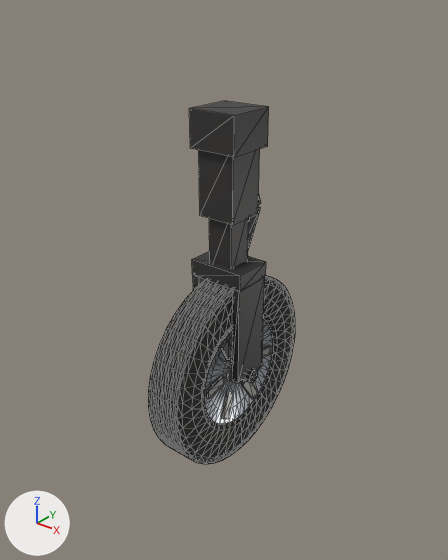
Two versions of the glTF model models/wheel_spitfire.glb, one commit apart.
Camera for both pictures: a 50 mm lens placed at (0.946, -1.152, 0.1), pointed at (0.032, -0.009, -0.609). Lighting does not change. The marker at lower left points along +X, +Y and +Z. The first picture is the older version. Mesh edges are drawn as thin lines. Where no turn or scale is listed for an object, it has been applied to the vertices. Vertices at exactly the same position are counted once.

Objects in the first picture: 'Leg', 'Wheel'.
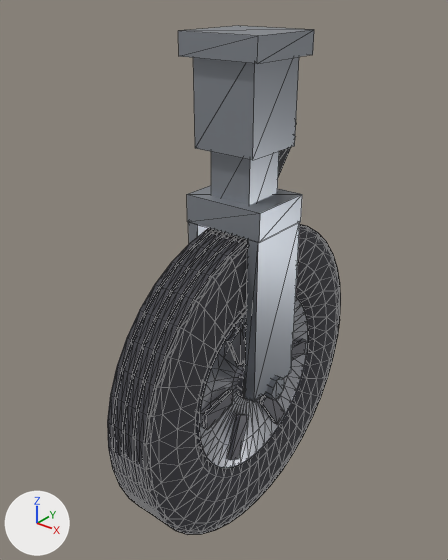
ob_wheel_spitfire is not drawn itself; it is the parent of ob_leg.

Where the newer file only moved an object's origin or applied its transform, the numbers keep the older frame.

The change in detail:
Material 'strut' (mat_strut) changes colour from dark grey #42403f to grey #999ea6; in linear values from (0.055, 0.052, 0.05) to (0.319, 0.342, 0.38).
In material 'strut' (mat_strut), roughness goes from 0.5 to 0.36.
Material 'rubber' (mat_rubber) changes colour from black #2c2a28 to dark grey #3f3f45; in linear values from (0.025, 0.023, 0.021) to (0.05, 0.05, 0.06).
Material 'rim' (mat_rim) changes colour from grey #b3b6bd to white #dddfe7; in linear values from (0.448, 0.47, 0.507) to (0.72, 0.74, 0.8).
In material 'rim' (mat_rim), roughness goes from 0.33 to 0.22.
Material 'hub' (mat_hub) changes colour from grey #a4a29e to grey #6c6c73; in linear values from (0.37, 0.36, 0.34) to (0.15, 0.15, 0.17).
In material 'hub' (mat_hub), roughness goes from 0.32 to 0.45.
me_leg_014 is used by ob_leg; parent ob_wheel_spitfire; location (0.0, 0.0, 0.0).
me_leg_014 had 84 vertices, 132 faces and spanned x -0.122..0.122, y -0.091..0.171, z -0.027..0.988.
me_leg_014 now has 84 vertices, 132 faces and spans x -0.121..0.121, y -0.104..0.194, z -0.031..0.88.
me_leg_014 part 1: the loose piece of 8 vertices spanning x -0.107..-0.077, y -0.076..0.076, z 0.0..0.388 is scaled about its middle by (1, 1.15, 1.15), then moved by (0.001, 0.0, 0.028).
me_leg_014 part 2: the loose piece of 8 vertices spanning x 0.077..0.107, y -0.076..0.076, z 0.0..0.388 is scaled about its middle by (1, 1.15, 1.15), then moved by (-0.001, 0.0, 0.028).
me_leg_014 part 3: the loose piece of 8 vertices spanning x -0.11..0.11, y -0.076..0.076, z 0.388..0.448 is scaled about its middle by (0.987, 1.15, 1.15), then moved by (0.0, 0.0, 0.061).
me_leg_014 part 4: the loose piece of 8 vertices spanning x -0.049..0.049, y -0.049..0.049, z 0.403..0.654 is scaled about its middle by (1.15, 1.15, 0.769), then moved by (0.0, 0.0, 0.03).
me_leg_014 part 5: the loose piece of 8 vertices spanning x -0.072..0.072, y -0.072..0.072, z 0.623..0.889 is scaled about its middle by (1.15, 1.15, 0.855), then moved by (0.0, 0.0, -0.015).
me_leg_014 part 6: the loose piece of 8 vertices spanning x -0.091..0.091, y -0.091..0.091, z 0.859..0.988 is scaled about its middle by (1.15, 1.15, 0.397), then moved by (0.0, 0.0, -0.069).
me_leg_014 part 7: 16 of 84 vertices moved; they spanned x -0.015..0.015, y 0.035..0.171, z 0.422..0.823 and now span x -0.015..0.015, y 0.043..0.194, z 0.487..0.811; mean shift (0.0, 0.015, 0.025); largest move (0.015, 0.035, 0.444) -> (0.015, 0.043, 0.522).
Other edits to the shape of me_leg_014 do not show in these pictures.
me_wheel_014 is used by ob_wheel; location (0.04, 0.0, -0.875).
me_wheel_014 had 1704 vertices, 3004 faces and spanned x -0.073..0.05, y -0.272..0.272, z -0.272..0.272.
me_wheel_014 now has 1704 vertices, 3004 faces and spans x -0.053..0.116, y -0.435..0.435, z -0.44..0.43.
me_wheel_014 part 8: the whole mesh is scaled about its middle by (1.37, 1.6, 1.6), then moved by (0.043, 0.0, -0.005).
Object 'wheel_spitfire' (ob_wheel_spitfire) is rescaled from (0.716, 0.716, 0.716) to (1.0, 1.0, 1.0).
Object 'wheel_spitfire' (ob_wheel_spitfire) moves from (0.0401, 0.0, -0.875) to (0.0876, 0.0, -0.88).

Pixel boxes (x1, y1, x2, y2) of what changed, in the pictures (448 x 560 px; the box of a moved part takes in the faces that stretch with it):
'Wheel', recoloured, surface changed, moved, rescaled (59% wider, 65% taller): before (148, 276, 295, 464); after (107, 224, 341, 535)
'Leg', recoloured, surface changed, reshaped, moved, rescaled (69% wider, 33% taller): before (189, 101, 269, 384); after (178, 26, 314, 402)
part 1 of me_leg_014, moved or reshaped (mostly hidden): before (193, 275, 206, 290); after (188, 222, 209, 243)
part 2 of me_leg_014, moved or reshaped: before (232, 277, 265, 384); after (245, 222, 300, 402)
part 3 of me_leg_014, moved or reshaped: before (192, 252, 266, 291); after (187, 186, 302, 243)
part 4 of me_leg_014, moved or reshaped: before (209, 218, 249, 268); after (211, 151, 279, 205)
part 5 of me_leg_014, moved or reshaped: before (199, 149, 260, 225); after (193, 57, 299, 160)
part 6 of me_leg_014, moved or reshaped: before (189, 101, 269, 157); after (178, 26, 314, 64)
part 7 of me_leg_014, moved or reshaped (mostly hidden): before (248, 194, 261, 250); after (278, 123, 297, 177)
